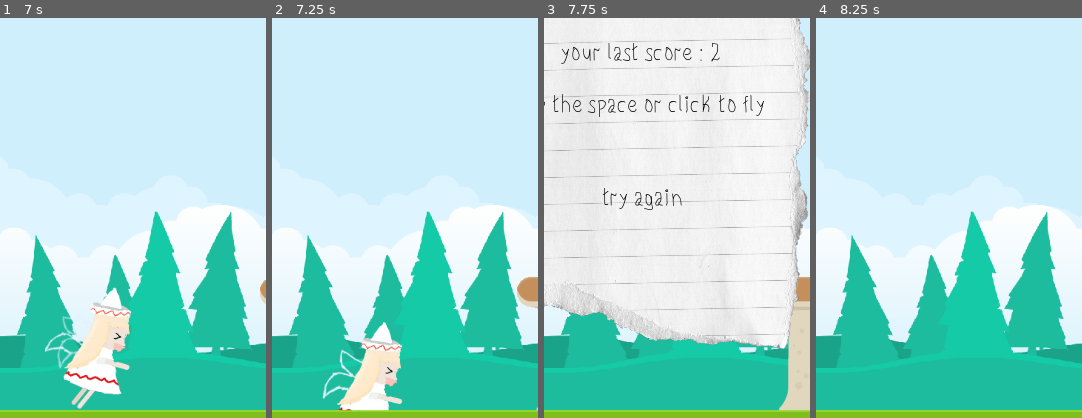
Above: before the commit, frames 1-4 (left to right).
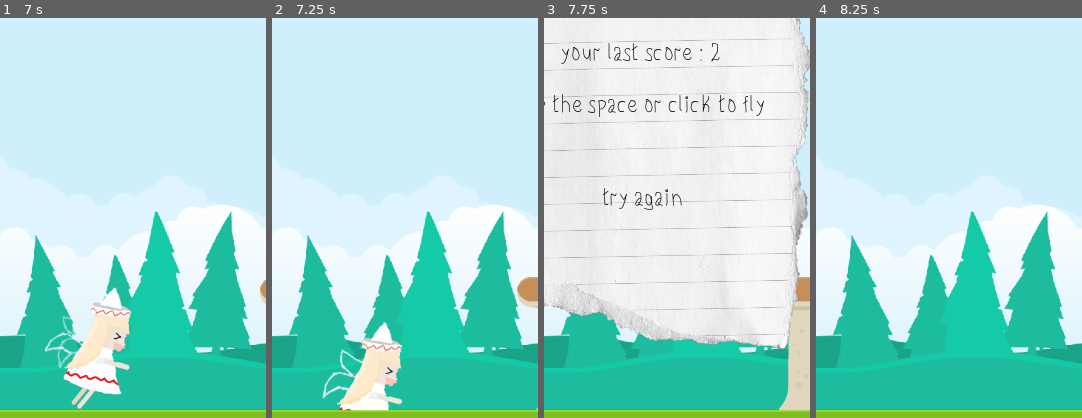
Above: after the commit, the same moments.

Repository: AdairLi2504/flappy-lily-entire-project
Game: Godot game, scene res://Main.tscn
Same seed, same stepped clock (60 frames per second), same inputs: the game is played once before the commit and once after it.
Inputs (mouse positions are % of the whole screen's width and height, from its top left):
- Up to frame 1 (7 s): click "start game" at 0.5 s; move the mouse to (72, 45) at 1.27 s; click (72, 45) at 1.42 s; tap Space at 1.52, 2.27, 3.77, 4.52, 5.27, 6.77 s; move the mouse to (30, 55) at 2.02 s; click (30, 55) at 2.17 s; move the mouse to (60, 28) at 2.77 s; click (60, 28) at 2.92 s; move the mouse to (45, 70) at 3.52 s; click (45, 70) at 3.67 s; move the mouse to (80, 65) at 4.27 s; click (80, 65) at 4.42 s; move the mouse to (20, 35) at 5.02 s; click (20, 35) at 5.17 s; move the mouse to (55, 50) at 5.77 s; click (55, 50) at 5.92 s; move the mouse to (35, 25) at 6.52 s; click (35, 25) at 6.67 s
- Up to frame 2 (7.25 s): no input
- Up to frame 3 (7.75 s): move the mouse to (72, 45) at 7.27 s; click (72, 45) at 7.42 s; tap Space at 7.52 s
- Up to frame 4 (8.25 s): click "try again" at 8 s
The pictures show only the part of the screen within x 33-83%, y 38-88%; the shares and areas given below are measured in that part.

Frame 1 is identical in both runs. In frame 2, 0.2% of the frame differs, in the area x 19-49%, y 76-98%; in frame 3, less than 0.1%; in frame 4, nothing differs.

Commit message:
change background

Diff:
--- a/core/Ground.tscn
+++ b/core/Ground.tscn
@@ -4,7 +4,7 @@
 [ext_resource path="res://Ground.gd" type="Script" id=2]
 
 [sub_resource type="RectangleShape2D" id=3]
-extents = Vector2( 140, 244 )
+extents = Vector2( 140, 347 )
 
 [node name="Ground" type="Node2D" groups=["grounds"]]
 script = ExtResource( 2 )
@@ -13,12 +13,12 @@
 position = Vector2( 0, 940 )
 
 [node name="groundFree" type="Sprite" parent="down"]
-position = Vector2( 140, 210 )
+position = Vector2( 140, 315 )
 z_index = 200
 texture = ExtResource( 1 )
 
 [node name="groundCS2" type="CollisionShape2D" parent="down"]
-position = Vector2( 140, 245 )
+position = Vector2( 140, 350 )
 shape = SubResource( 3 )
 
 [node name="VisibilityNotifier2D" type="VisibilityNotifier2D" parent="."]
--- a/core/Obstacle.tscn
+++ b/core/Obstacle.tscn
@@ -13,7 +13,7 @@
 extents = Vector2( 13.5, 473.07 )
 
 [sub_resource type="RectangleShape2D" id=3]
-extents = Vector2( 140, 244 )
+extents = Vector2( 140, 349 )
 
 [sub_resource type="RectangleShape2D" id=4]
 extents = Vector2( 15.75, 475 )
@@ -29,7 +29,7 @@
 position = Vector2( 0, 940 )
 
 [node name="ground" type="Sprite" parent="down"]
-position = Vector2( 140, 210 )
+position = Vector2( 140, 315 )
 z_index = 200
 texture = ExtResource( 2 )
 
@@ -48,7 +48,7 @@
 shape = SubResource( 2 )
 
 [node name="groundCS2" type="CollisionShape2D" parent="down"]
-position = Vector2( 140, 245 )
+position = Vector2( 140, 350 )
 shape = SubResource( 3 )
 
 [node name="up" type="Area2D" parent="."]
@@ -68,6 +68,7 @@
 shape = SubResource( 5 )
 
 [node name="VisibilityNotifier2D" type="VisibilityNotifier2D" parent="."]
+position = Vector2( 0, 1 )
 rect = Rect2( 0, 0, 280, 1080 )
 
 [connection signal="screen_exited" from="VisibilityNotifier2D" to="." method="_on_VisibilityNotifier2D_screen_exited"]
Binary file changed: core/asset/background.png
Binary file changed: core/asset/groundUnit.png
Binary file changed: core/asset/groundUnitWithoutBase.png
Not shown, changed: core/export_presets.cfg
Binary file added: core/icon.ico
Binary file changed: core/icon.png
Not shown, changed: .gitignore
Not shown, changed: artDesigner/groundUnit.xcf
Not shown, added: artDesigner/icon.xcf
Not shown, removed: artDesigner/lilyWhite.kra~
Not shown, removed: script/genbackground/background.png
Not shown, changed: script/genbackground/extend.py
(and 1 more such lines)
